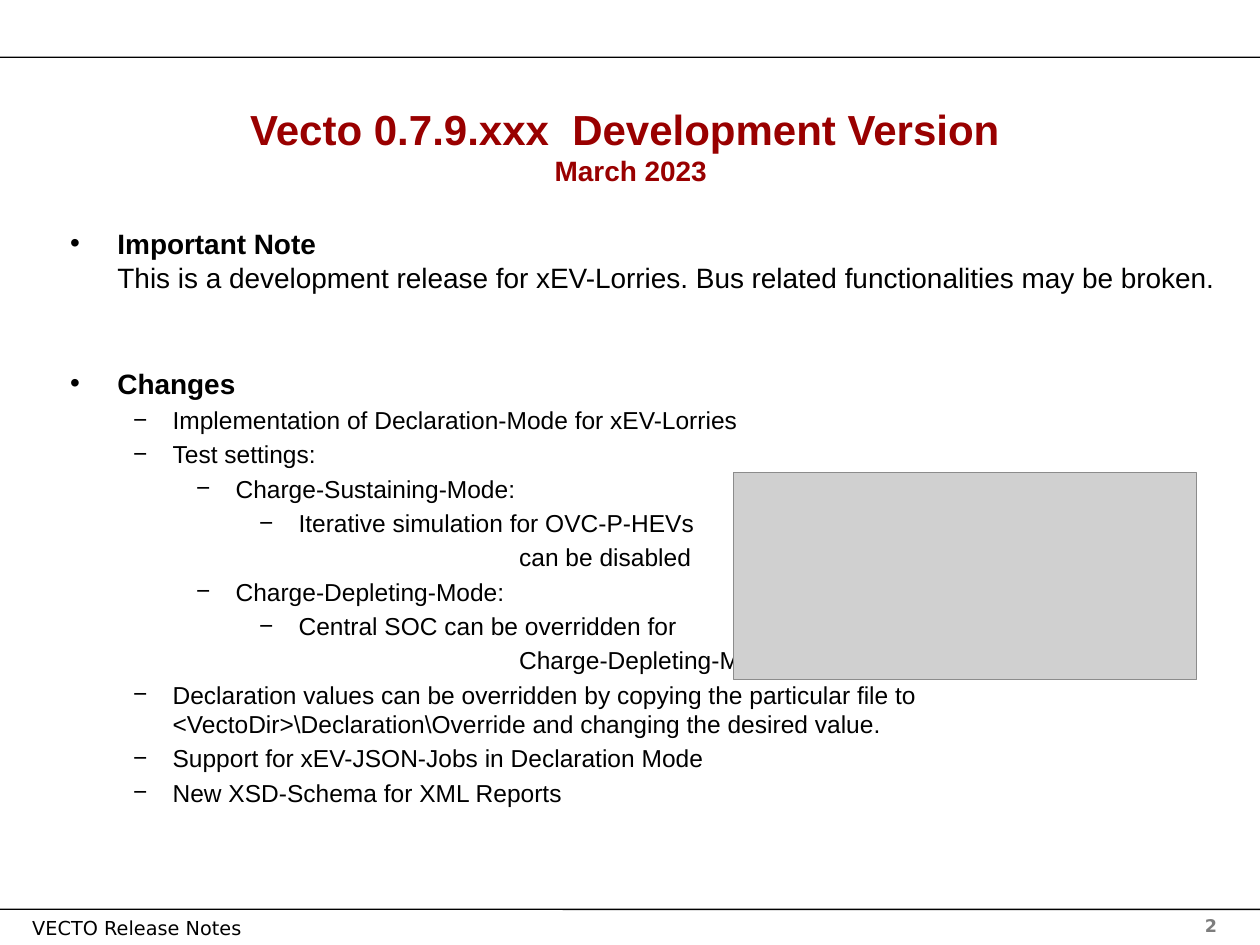
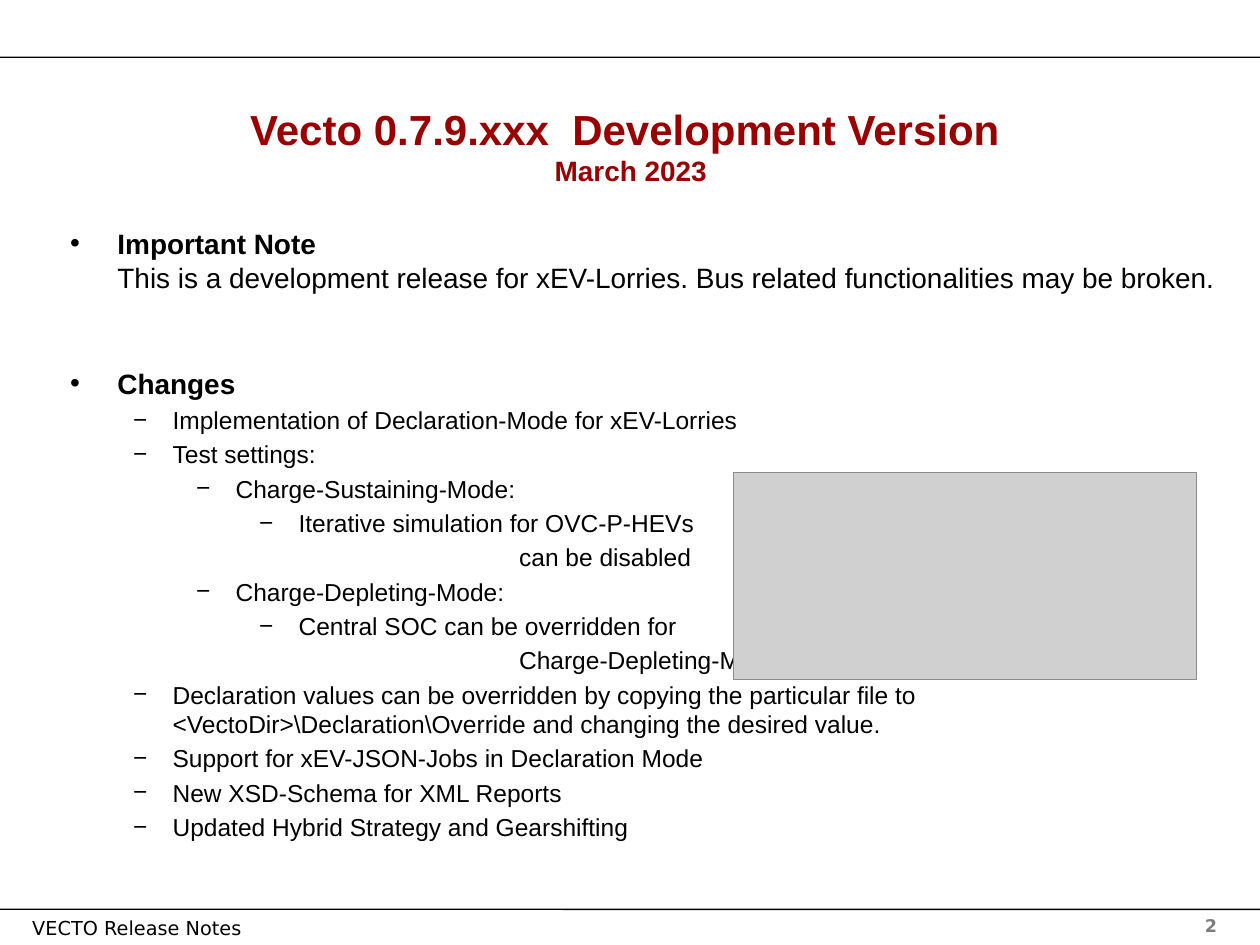
Before and after one commit to tanawadeatharva/BharatVECTO, a slide deck: slide 2 of Documentation/User Manual Source/Release Notes Vecto3.x.pptx. Drawn at 1260x945 pixels with LibreOffice and Linux fonts; fonts in the diff are those of the drawing; grey boxes stand for pictures; background and template pictures are left out. Boxes give left, top, right and bottom in pixels: in the first picture for what was removed or moved away, otherwise in the second. Text is boxed around its words. In the diff, an @@ line names an element or a change of style, - is before the commit and + after.

```diff
--- a/Documentation/User Manual Source/Release Notes Vecto3.x.pptx
+++ b/Documentation/User Manual Source/Release Notes Vecto3.x.pptx
@@ text at (x1=173, y1=818, x2=628, y2=841): paragraph added @@
+  − Updated Hybrid Strategy and Gearshifting
```
